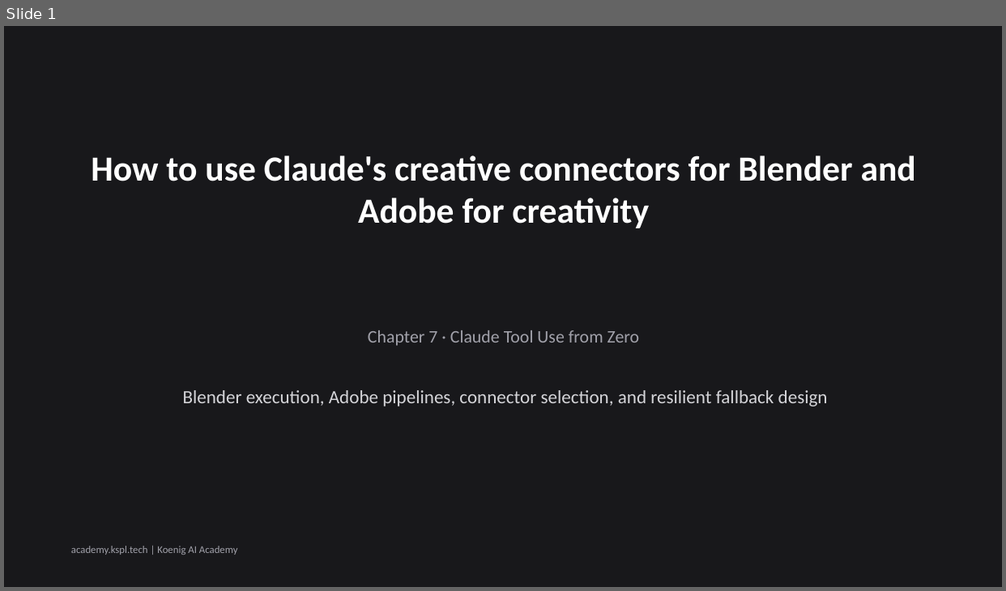
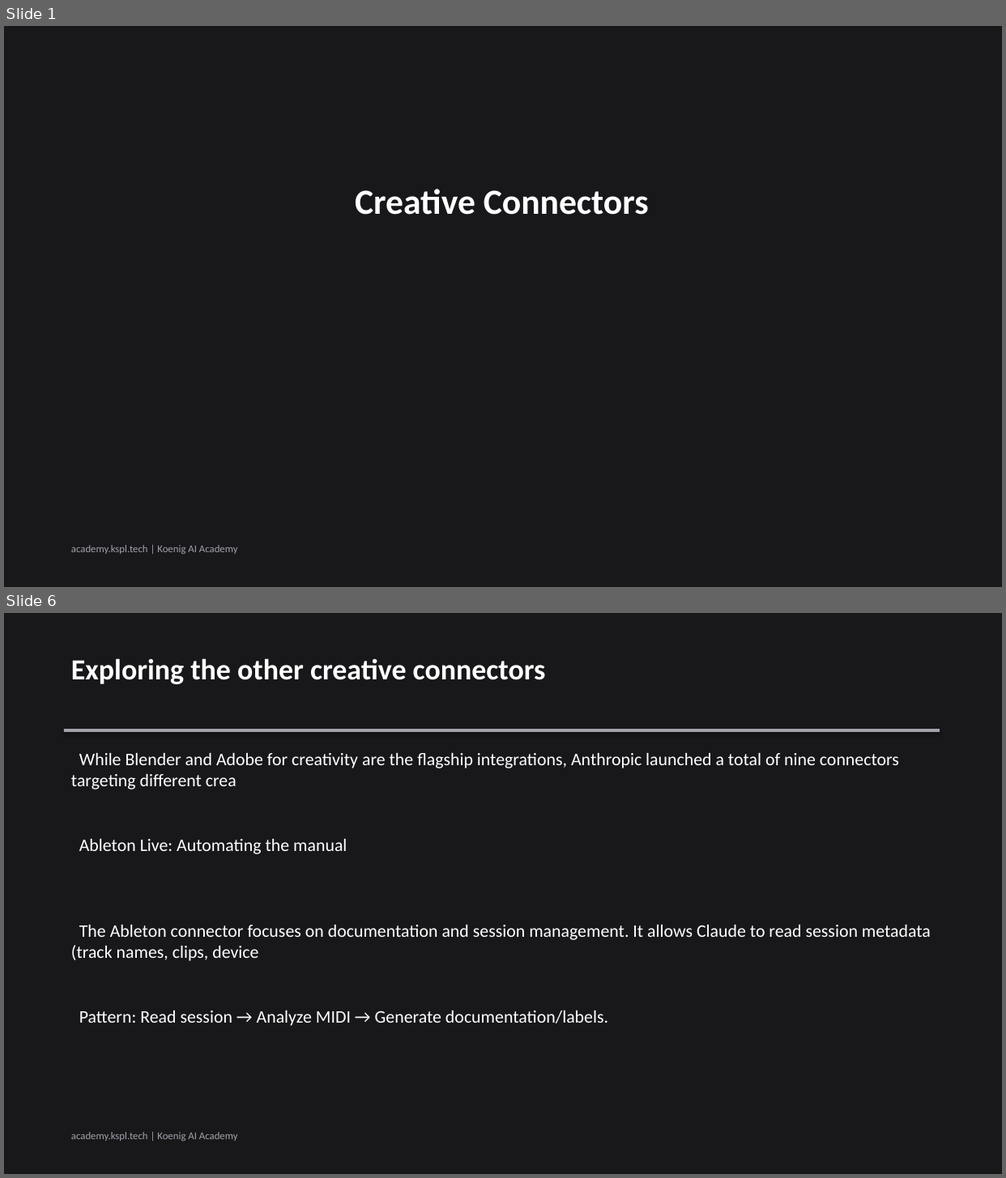
Before and after one commit to Koenig-Solutions-Private-Limited/koenig-ai-org, a slide deck: vault/courses/claude-tool-use-from-zero/ch07-slides.pptx. Shown one above the other, each under a label of ours: slide 1 before the commit, slides 1 and 6 after it; the slides between them are not shown. The pictures are 1006x591 and 1006x1178 pixels, drawn with LibreOffice and Linux fonts; fonts in the diff are those of the drawing. Boxes give left, top, right and bottom in pixels: in the first picture for what was removed or moved away, otherwise in the second. Text is boxed around its words. In the diff, an @@ line names an element or a change of style, - is before the commit and + after.

Commit message:
slides(course): regenerate claude-tool-use-from-zero ch07 deck [KOEA-4862]

```diff
--- a/vault/courses/claude-tool-use-from-zero/ch07-slides.pptx
+++ b/vault/courses/claude-tool-use-from-zero/ch07-slides.pptx
@@ slide 6 added at (4, 613, 1002, 1174), background #18181B @@
@@ text added at (71, 658, 546, 684), 28 pt, text #FFFFFF, bold @@
+Exploring the other creative connectors
@@ rectangle added at (64, 729, 940, 732), fill #A1A1AA @@
@@ text added at (71, 753, 899, 790), 17 pt, text #FFFFFF @@
+While Blender and Adobe for creativity are the flagship integrations, Anthropic launched a total of nine connectors targeting different crea
@@ text added at (79, 839, 347, 854), 17 pt, text #FFFFFF @@
+Ableton Live: Automating the manual
@@ text added at (71, 925, 931, 961), 17 pt, text #FFFFFF @@
+The Ableton connector focuses on documentation and session management. It allows Claude to read session metadata (track names, clips, device
@@ text added at (79, 1011, 608, 1026), 17 pt, text #FFFFFF @@
+Pattern: Read session → Analyze MIDI → Generate documentation/labels.
@@ text added at (71, 1132, 238, 1141), 10 pt, text #A1A1AA @@
+academy.kspl.tech | Koenig AI Academy
@@ slide 1 changed as well @@
@@ text at (355, 189, 649, 215): text changed @@
-How to use Claude's creative connectors for Blender and Adobe for creativity
+Creative Connectors
@@ text removed at (368, 331, 640, 346) @@
-Chapter 7 · Claude Tool Use from Zero
@@ text removed at (183, 390, 828, 407) @@
-Blender execution, Adobe pipelines, connector selection, and resilient fallback design
```
Also in this commit, not shown: 5 other slides added, 6 slides removed, 1 other file.
